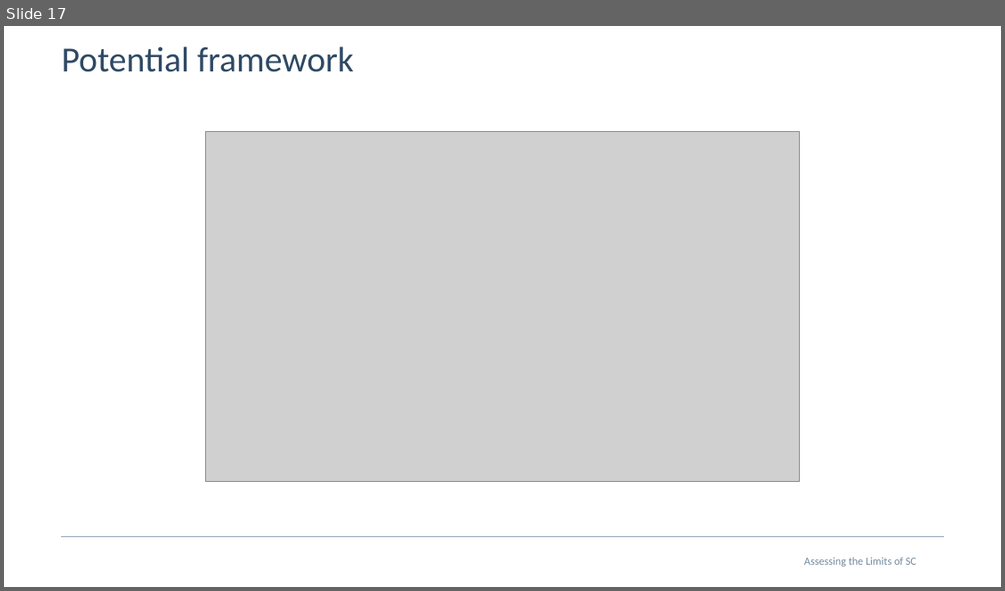
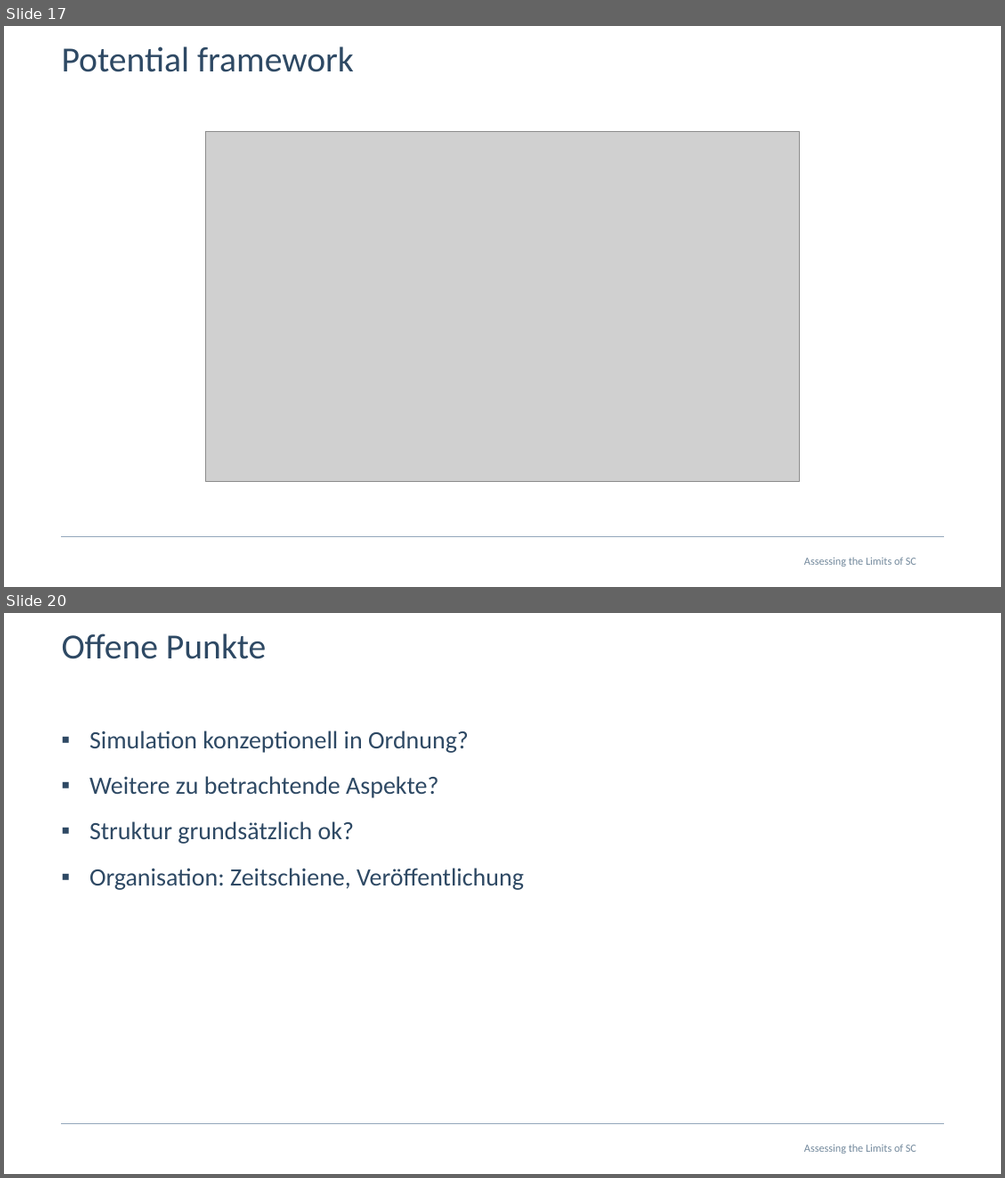
Before and after one commit to lnnrtblwn/Dissertation-Paper-1, a slide deck: Documents/SC_pitch.pptx. Shown one above the other, each under a label of ours: slide 17 before the commit, slides 17 and 20 after it; the slides between them are not shown. The pictures are 1005x591 and 1005x1178 pixels, drawn with LibreOffice and Linux fonts; fonts in the diff are those of the drawing; grey boxes stand for pictures; background and template pictures are left out. Boxes give left, top, right and bottom in pixels: in the first picture for what was removed or moved away, otherwise in the second. Text is boxed around its words. In the diff, an @@ line names an element or a change of style, - is before the commit and + after.

```diff
--- a/Documents/SC_pitch.pptx
+++ b/Documents/SC_pitch.pptx
@@ slide 20 added at [4,613,1001,1174], background #FFFFFF; not listed: 1 template element that a slide beside it also shows @@
@@ title added at [62,633,266,659], 34 pt, text #2E4964 @@
+Offene Punkte
@@ text added at [89,730,524,890], 24 pt, text #2E4964 @@
+▪ Simulation konzeptionell in Ordnung?
+▪ Weitere zu betrachtende Aspekte?
+▪ Struktur grundsätzlich ok?
+▪ Organisation: Zeitschiene, Veröffentlichung
@@ text added at [804,1143,916,1153], 10.5 pt, text #748A9D @@
+Assessing the Limits of SC
```
Also in this commit, not shown: 1 slide changed, 11 other files.
